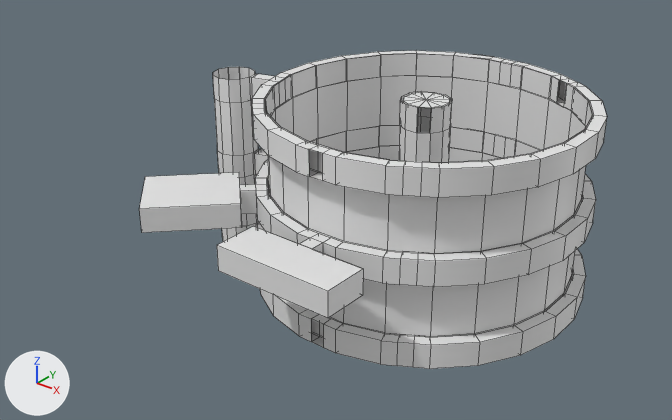
Renders of the Blender file src/assets/mapParts/map.blend from each side of a commit.
Rendered twice from a 50 mm lens placed at (222.0, -343.0, 233.0), pointed at (-45.0, -10.0, 26.0). Arrows for +X, +Y and +Z are at lower left; the lights stay in place. Mesh edges are drawn as thin lines.

Script lines for the objects in view, before the commit:
```python
me_cylinder_003 = bpy.data.meshes.new('Cylinder.003')
me_cylinder_003.from_pydata(...)  # 1095 vertices, 883 faces, 51 loose edges; spans x -37.9..19.7, y -16.1..40.0, z -21.3..1.7
me_cylinder_003.polygons.foreach_set('use_smooth', [True] * 883)
ob_map_base_003 = bpy.data.objects.new('Map Base.003', me_cylinder_003)
ob_map_base_003.location = (39.0, -20.3, 85.0)
ob_map_base_003.rotation_euler = (0.0, 0.0, 0.654)  # degrees (0, 0, 37)
ob_map_base_003.scale = (4.0, 4.0, 4.0)
```
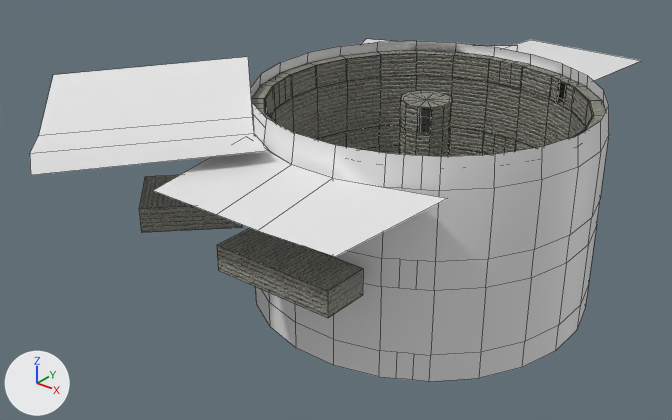
What changed in the scene script:
```text
Add img_bricks_n_png_001:
    img_bricks_n_png_001 = load_image('bricks_n.png.001', '../textures/bricks_n.png', 128, 128, 'Non-Color')
Add img_bricks_png_001:
    img_bricks_png_001 = load_image('bricks.png.001', '../textures/bricks.png', 128, 128, 'sRGB')
Add mat_material_001:
    mat_material_001 = bpy.data.materials.new('Material.001')
    # uses the picture img_bricks_n_png_001
    # uses the picture img_bricks_png_001
Change me_cylinder_003:
    used by ob_map_base_003; location = (39.0, -20.3, 85.0); rotation_euler = (0.0, 0.0, 0.654), in degrees (0, 0, 37); scale = (4.0, 4.0, 4.0)
    remove me_cylinder_003.from_pydata(...)  # 1095 vertices, 883 faces, 51 loose edges; spans x -37.9..19.7, y -16.1..40.0, z -21.3..1.7
    add me_cylinder_003.from_pydata(...)  # 842 vertices, 779 faces; spans x -37.9..19.7, y -16.1..40.0, z -21.3..1.9
    me_cylinder_003 part 1: 12 loose pieces with 155 vertices, spanning x -30.5..-1.7, y -8.4..22.2, z -21.3..1.7, are deleted
    me_cylinder_003 part 2
    51 vertices are removed from x -8.1..-1.7, y -9.8..12.1, z -21.3..1.7
    85 faces are deleted
    3 loose edges are deleted
    8 vertices in x -7.6..-1.9, y 7.6..12.9, z 1.7 move by (0.0, 0.0, 0.2)
    5 vertices are added at (-2.3, 11.8, 1.9), (-4.2, 7.0, 1.9), (-5.8, 7.2, 1.9), (-1.8, 10.3, -1.2), (-1.7, 10.3, 1.9)
    81 new faces join them
    me_cylinder_003 part 3
    19 vertices are removed from x -27.4..-17.7, y 17.6..23.0, z -21.3..1.7
    25 faces are deleted
    5 loose edges are deleted
    8 new faces join them
    me_cylinder_003 part 4: 660 faces spanning x -37.9..19.7, y -16.1..40.0, z -21.3..1.9 switch from no material to mat_material_001
Add me_cylinder_002:
    me_cylinder_002.from_pydata(...)  # 202 vertices, 143 faces, 3 loose edges; spans x -49.8..27.8, y -21.3..48.0, z -22.6..3.5
    me_cylinder_002.polygons.foreach_set('use_smooth', [True] * 143)
Add ob_map_outer:
    ob_map_outer = bpy.data.objects.new('Map Outer', me_cylinder_002)
    ob_map_outer.location = (39.0, -20.3, 85.0)
    ob_map_outer.rotation_euler = (0.0, 0.0, 0.654)  # degrees (0, 0, 37)
    ob_map_outer.scale = (4.0, 4.0, 4.0)
```

Changed parts and their boxes (x1, y1, x2, y2) in the pictures (672 x 420 px; the box of a moved part takes in the faces that stretch with it):
'Map Base.003', reshaped: before (139, 51, 607, 369); after (139, 51, 605, 318)
'Map Outer', added: after (30, 39, 641, 381)
part 1 of me_cylinder_003, deleted: before (213, 67, 452, 242)
part 2 of me_cylinder_003, moved or reshaped: before (383, 91, 452, 287); after (400, 90, 452, 157)
part 3 of me_cylinder_003, cut back: before (251, 74, 347, 231); after (317, 131, 347, 147)
part 4 of me_cylinder_003, recoloured: before (139, 51, 607, 369); after (139, 51, 605, 318)
